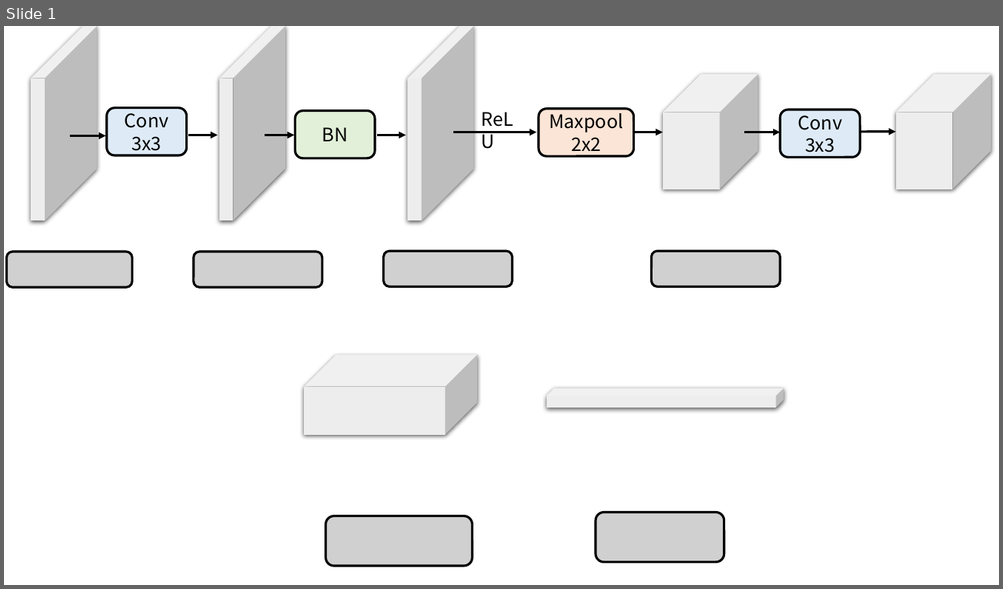
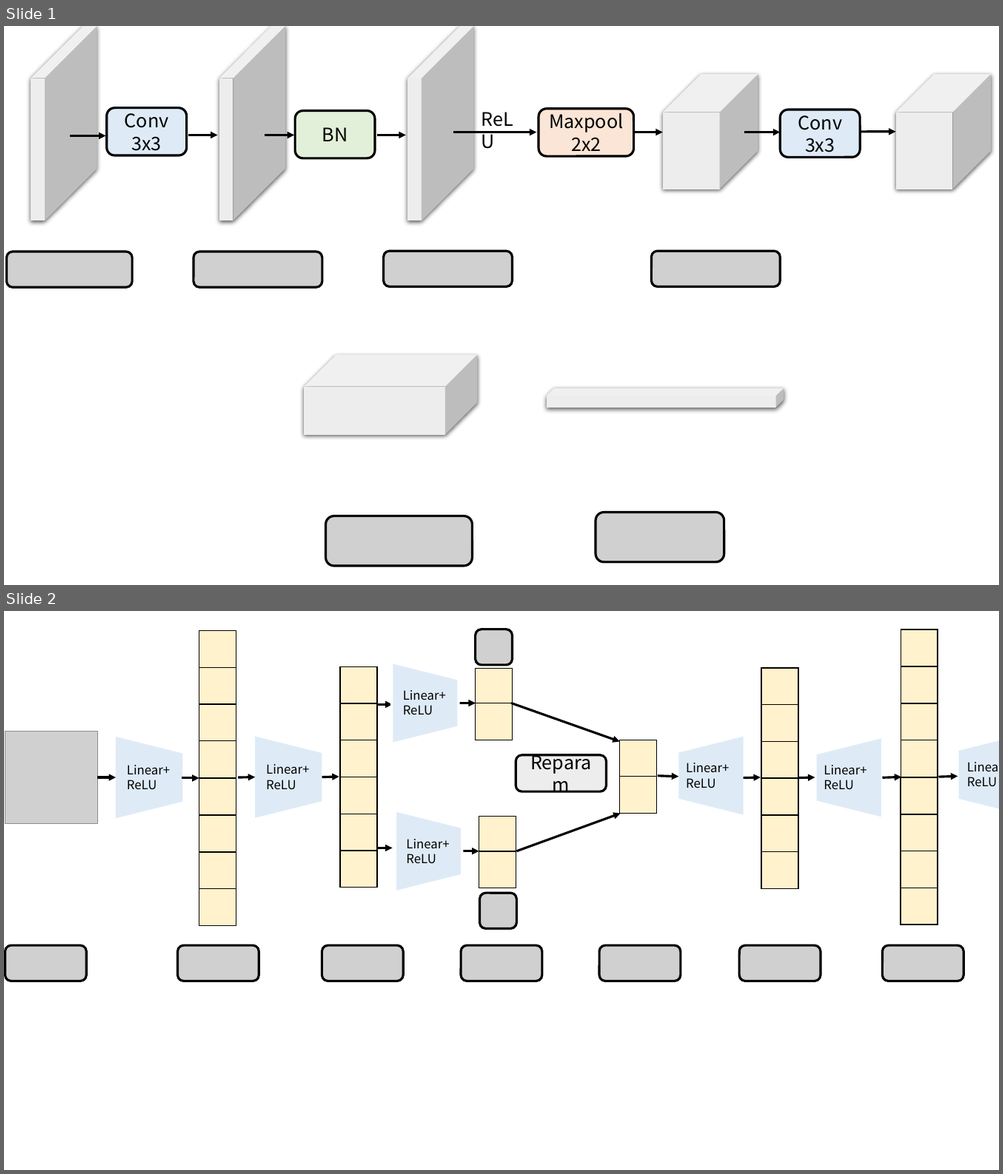
Before and after one commit to pixas/CS3612FinalProject, a slide deck: arch_graphs.pptx. Shown one above the other, each under a label of ours: slide 1 before the commit, slides 1 and 2 after it. The pictures are 1003x589 and 1003x1174 pixels, drawn with LibreOffice and Linux fonts; fonts in the diff are those of the drawing; grey boxes stand for pictures; background and template pictures are left out. Boxes give left, top, right and bottom in pixels: in the first picture for what was removed or moved away, otherwise in the second. Text is boxed around its words. In the diff, an @@ line names an element or a change of style, - is before the commit and + after.

```diff
--- a/arch_graphs.pptx
+++ b/arch_graphs.pptx
@@ slide 2 added at bbox=[4, 611, 999, 1170], background #FFFFFF @@
@@ picture added at bbox=[475, 629, 512, 665] @@
@@ group added at bbox=[5, 629, 999, 925]: 34 rectangles, 15 arrows, 7 trapezoids, 7 texts, 1 picture, 1 rounded rectangle @@
+Linear+ReLU
+Linear+ReLU
+Linear+ReLU
+Linear+ReLU
+Reparam
+Linear+ReLU
+Linear+ReLU
+Linear+ReLU
@@ picture added at bbox=[479, 893, 516, 929] @@
@@ picture added at bbox=[5, 946, 87, 982] @@
@@ picture added at bbox=[178, 946, 259, 982] @@
@@ picture added at bbox=[322, 946, 403, 982] @@
@@ picture added at bbox=[461, 946, 542, 982] @@
@@ picture added at bbox=[600, 946, 680, 982] @@
@@ picture added at bbox=[739, 946, 820, 982] @@
@@ picture added at bbox=[882, 946, 964, 982] @@
```
Also in this commit, not shown: 1 other slide added, 47 other files.
